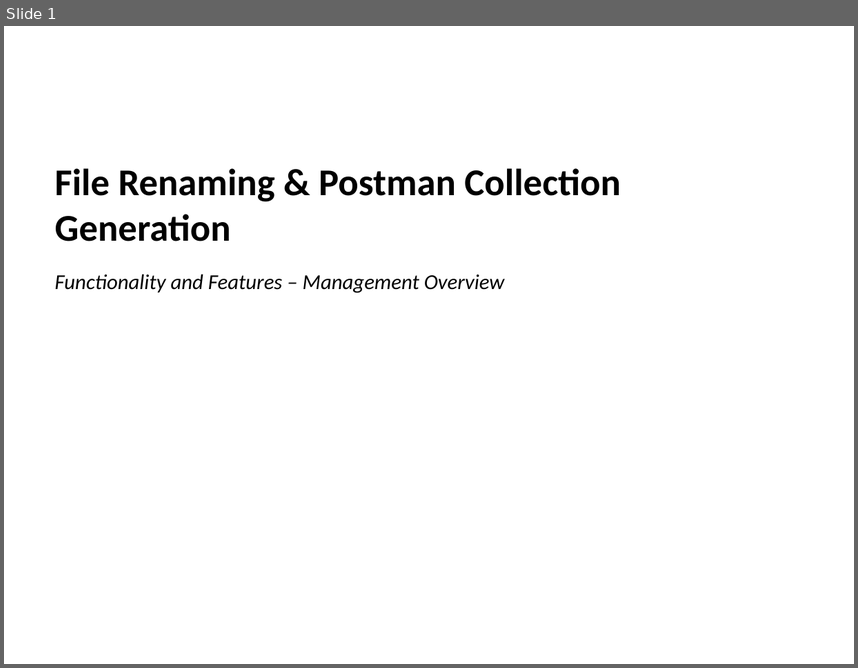
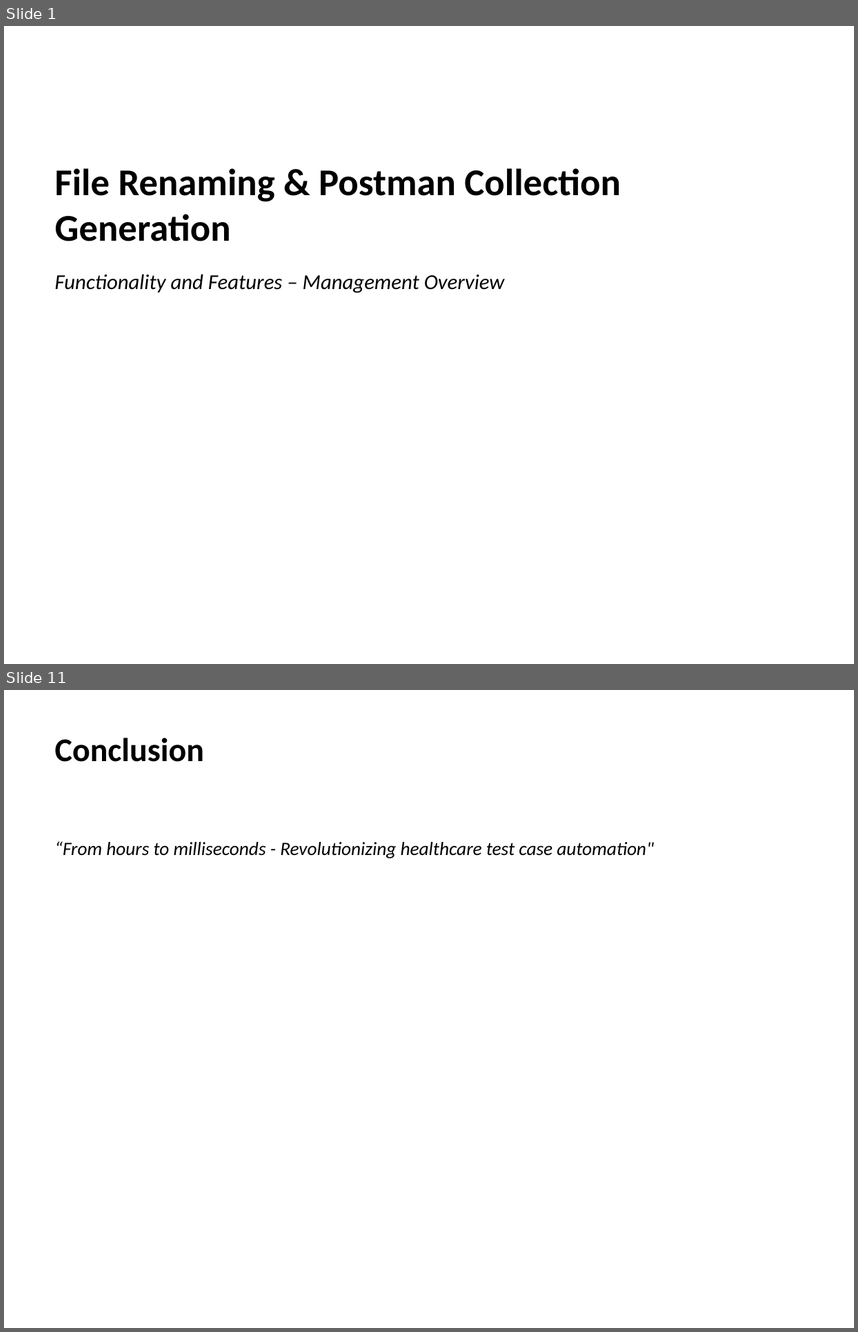
Before and after one commit to vishnupriyancode/renaming_files, a slide deck: Docs/Project_Overview_Management.pptx. Shown one above the other, each under a label of ours: slide 1 before the commit, slides 1 and 11 after it; the slides between them are not shown. The pictures are 858x668 and 858x1332 pixels, drawn with LibreOffice and Linux fonts; fonts in the diff are those of the drawing. Boxes give left, top, right and bottom in pixels: in the first picture for what was removed or moved away, otherwise in the second. Text is boxed around its words. In the diff, an @@ line names an element or a change of style, - is before the commit and + after.

```diff
--- a/Docs/Project_Overview_Management.pptx
+++ b/Docs/Project_Overview_Management.pptx
@@ slide 11 added at bbox=[4, 690, 854, 1328], background #FFFFFF @@
@@ text added at bbox=[55, 738, 204, 762], 28 pt, text #000000, bold @@
+Conclusion
@@ text added at bbox=[55, 841, 654, 858], 16 pt, text #000000, italic @@
+“From hours to milliseconds - Revolutionizing healthcare test case automation"
```
Also in this commit, not shown: 4 slides changed, 5 other slides added, 15 other files.
